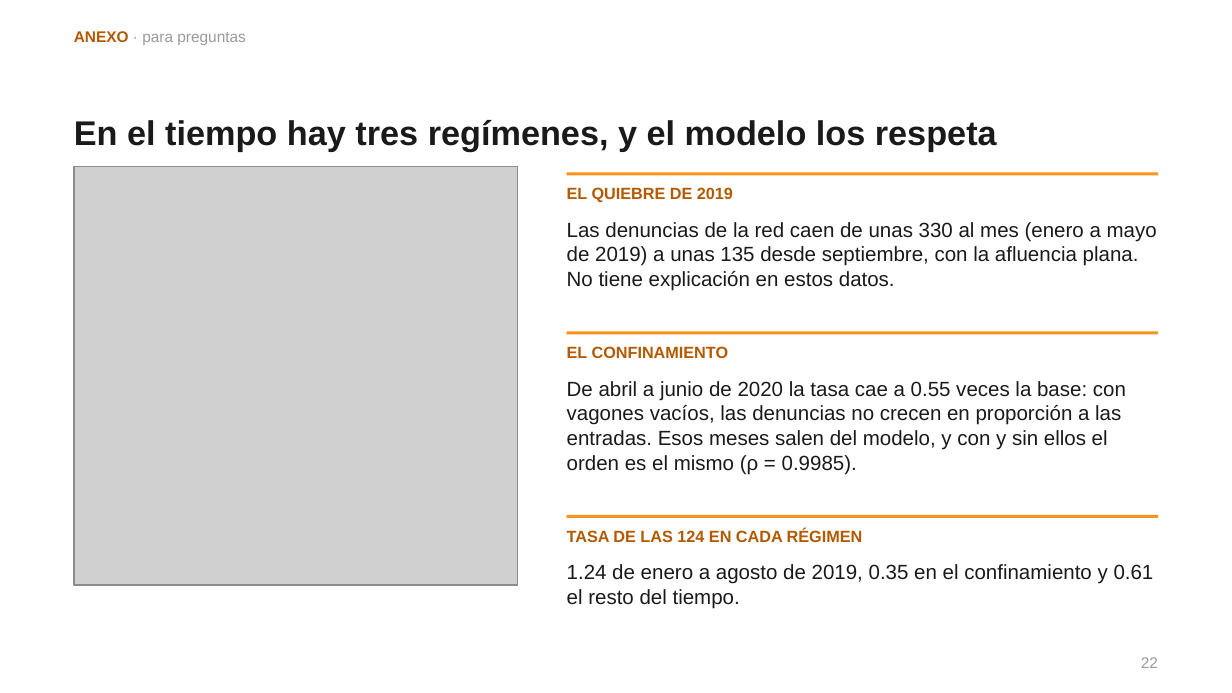
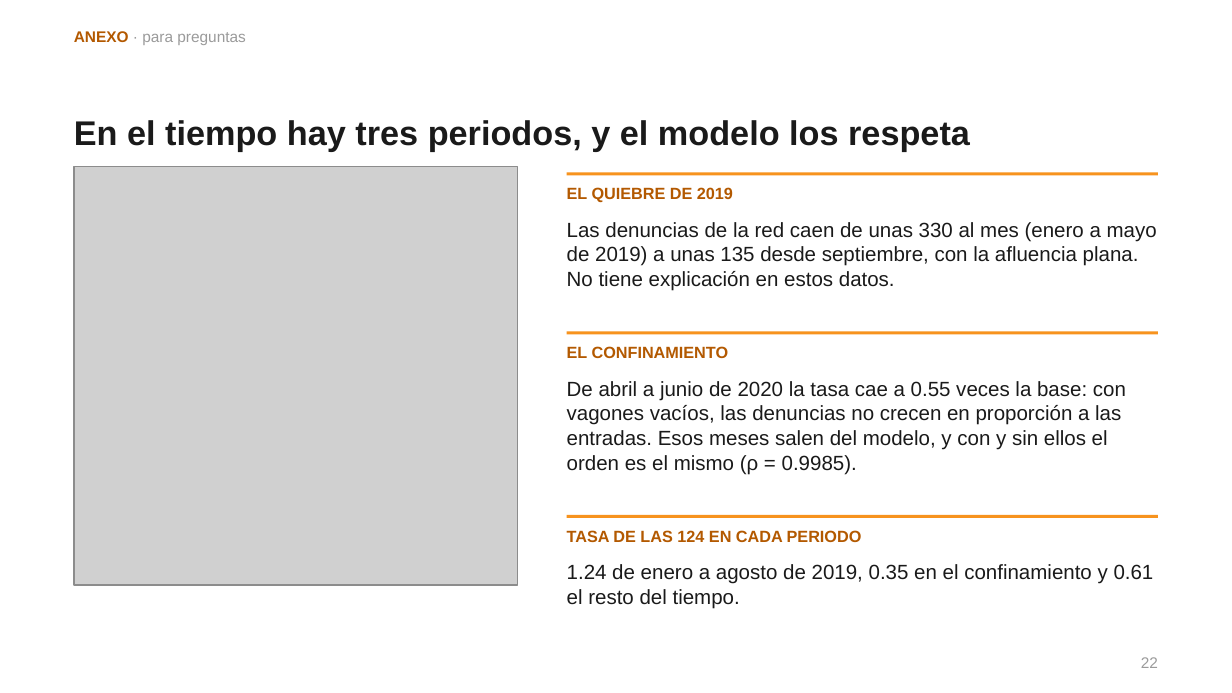
Before and after one commit to sebastiancordoba/caso-inseguridad-cdmx, a slide deck: slide 22 of docs/presentacion/presentacion.pptx. Drawn at 1232x693 pixels with LibreOffice and Linux fonts; fonts in the diff are those of the drawing; grey boxes stand for pictures. Boxes give left, top, right and bottom in pixels: in the first picture for what was removed or moved away, otherwise in the second. Text is boxed around its words. In the diff, an @@ line names an element or a change of style, - is before the commit and + after.

```diff
--- a/docs/presentacion/presentacion.pptx
+++ b/docs/presentacion/presentacion.pptx
@@ text at box(74, 120, 970, 152): text changed @@
-En el tiempo hay tres regímenes, y el modelo los respeta
+En el tiempo hay tres periodos, y el modelo los respeta
@@ text at box(567, 530, 862, 542): text changed @@
-TASA DE LAS 124 EN CADA RÉGIMEN
+TASA DE LAS 124 EN CADA PERIODO
```
Also in this commit, not shown: 3 other slides changed, 6 other files.
